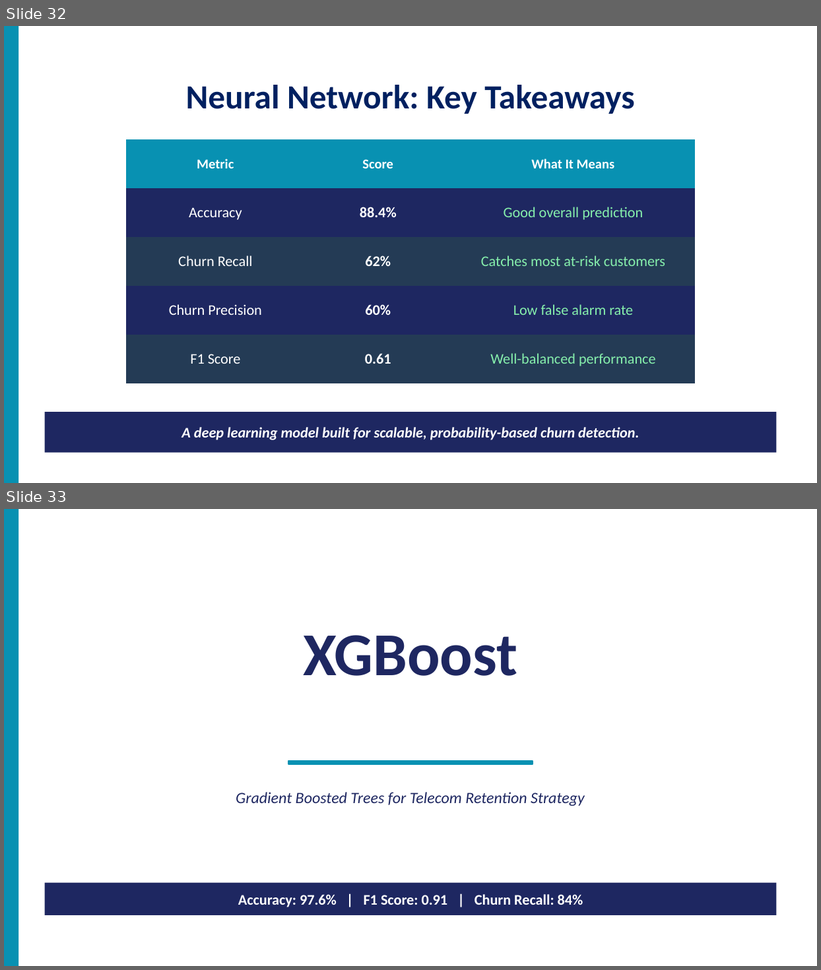
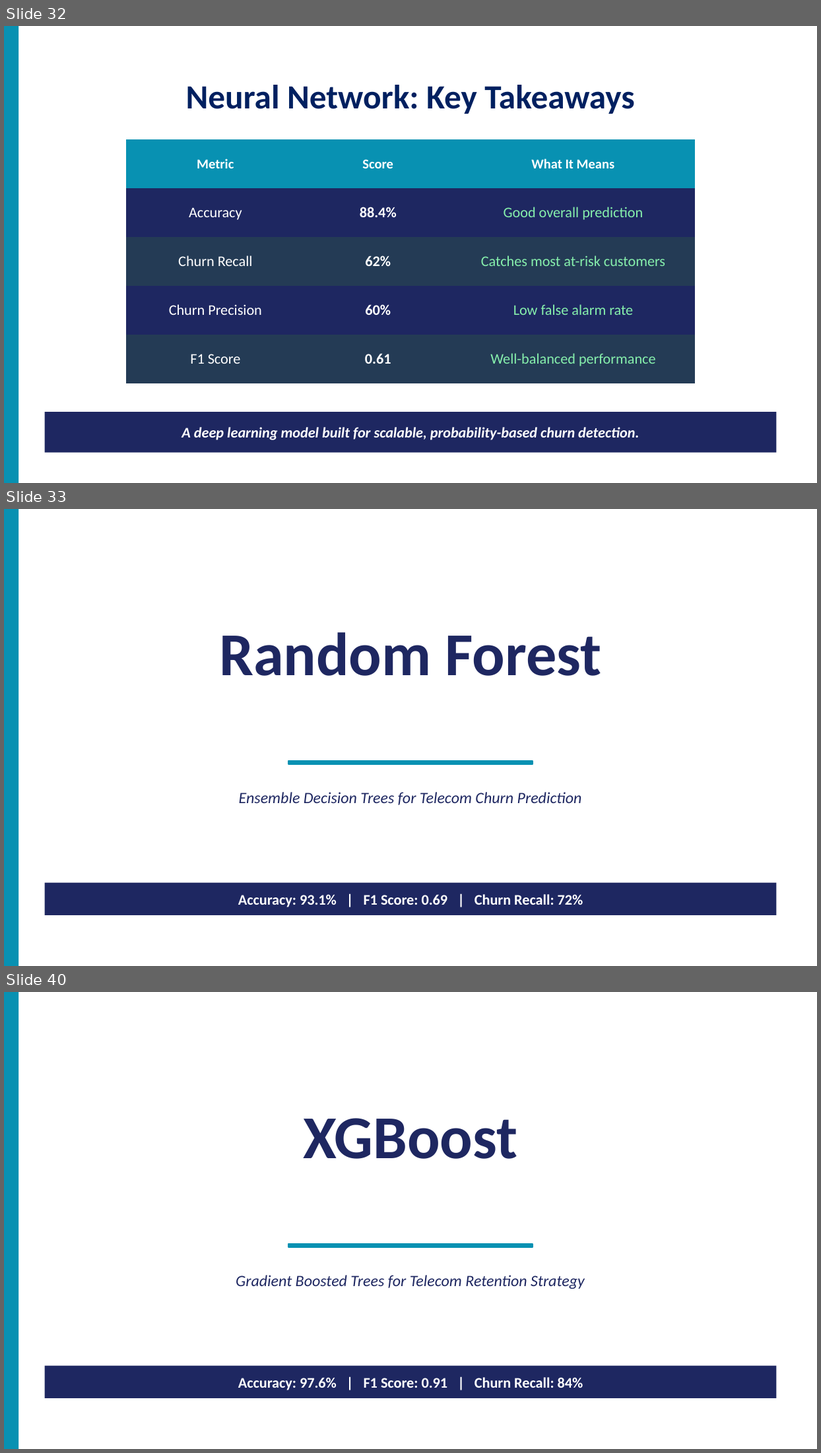
Before and after one commit to lixuanxiao2026/customer-churn-ml, a slide deck: slides/Churn_Prediction_Group_Template.pptx. Shown one above the other, each under a label of ours: slides 32 and 33 before the commit, slides 32, 33 and 40 after it; the slides between them are not shown. The pictures are 821x970 and 821x1453 pixels, drawn with LibreOffice and Linux fonts; fonts in the diff are those of the drawing. Boxes give left, top, right and bottom in pixels: in the first picture for what was removed or moved away, otherwise in the second. Text is boxed around its words. In the diff, an @@ line names an element or a change of style, - is before the commit and + after.

```diff
--- a/slides/Churn_Prediction_Group_Template.pptx
+++ b/slides/Churn_Prediction_Group_Template.pptx
@@ slide 33 added at [4, 509, 817, 966], background #FFFFFF @@
@@ rectangle added at [4, 509, 19, 966], fill #0891B2 @@
@@ text added at [219, 632, 601, 676], 54 pt, text #1E2761, bold @@
+Random Forest
@@ rectangle added at [288, 761, 533, 764], fill #0891B2, outline #0891B2 1 pt @@
@@ text added at [239, 792, 582, 805], 14 pt, text #1E2761, italic @@
+Ensemble Decision Trees for Telecom Churn Prediction
@@ rectangle added at [45, 883, 776, 916], fill #1E2761, 13 pt, text #FFFFFF, bold @@
+Accuracy: 93.1% | F1 Score: 0.69 | Churn Recall: 72%
@@ what was slide 33 is now slide 40 @@
```
Also in this commit, not shown: 6 other slides added, 2 other files.
